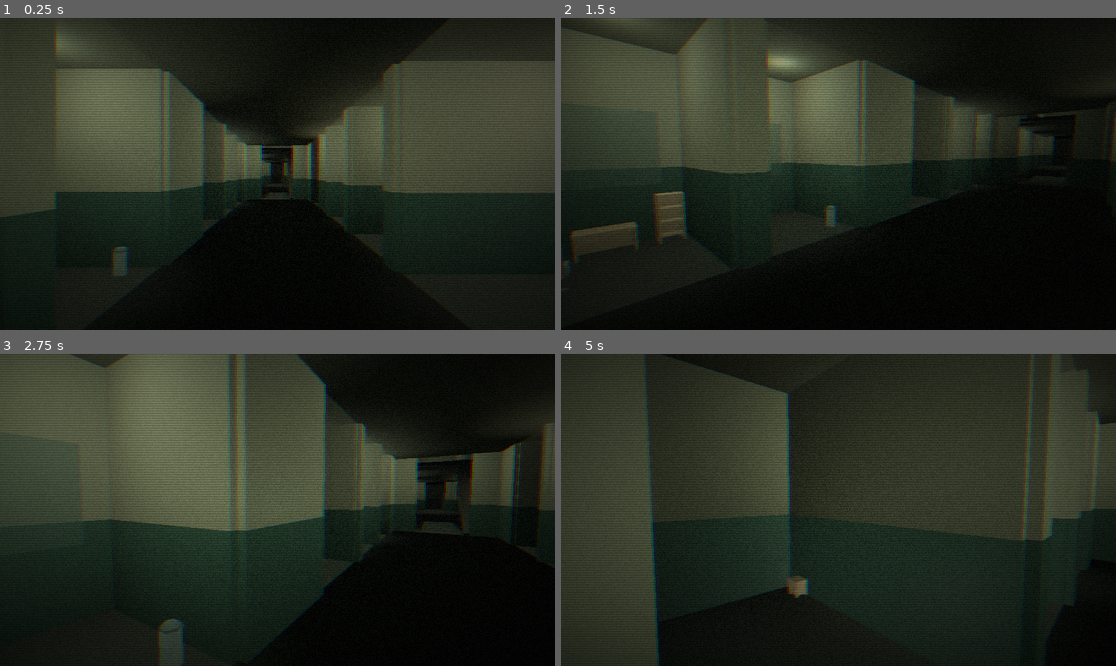
Above: before the commit, frames 1-4 (two rows, left to right).
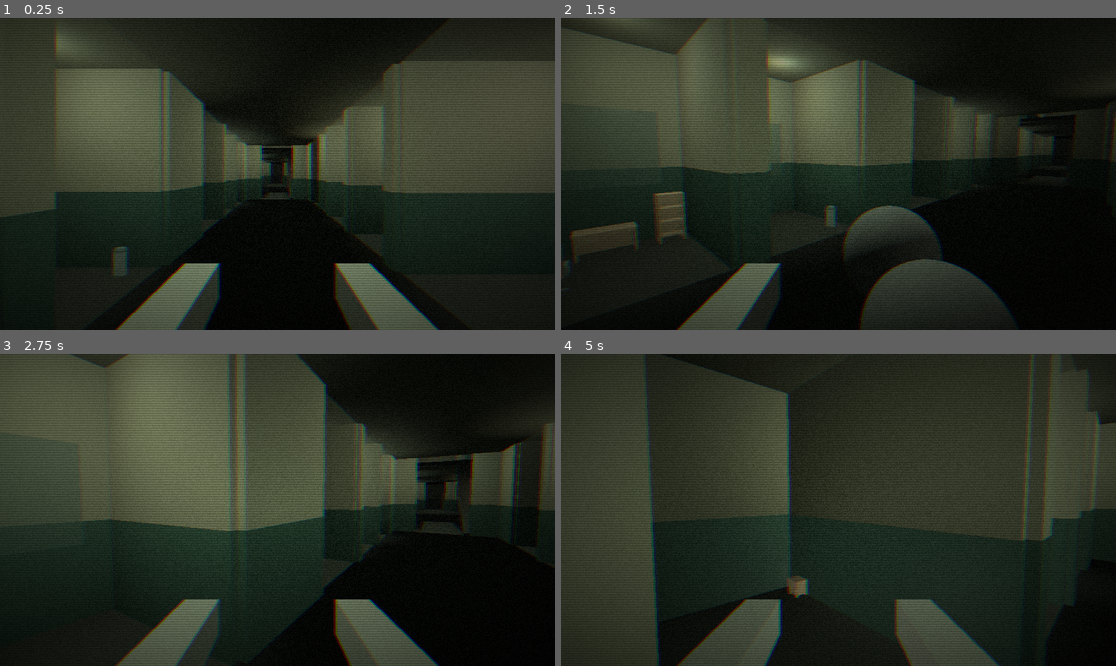
Above: after the commit, the same moments.

Repository: zav1K/something
Game: Godot game, scene res://main.tscn
Same seed, same stepped clock (60 frames per second), same inputs: the game is played once before the commit and once after it.
Inputs (mouse positions are in pixels of both pictures, inside the frame that each line leads up to):
- Up to frame 1 (0.25 s): no input
- Up to frame 2 (1.5 s): tap Enter at 0.5 s; move the mouse to (960, 158) at 0.52 s; hold D 0.53-1.28 s; tap C at 0.6, 1.35 s; click (960, 158) at 0.67 s; move the mouse to (810, 174) at 1.27 s; hold W from 1.28 s (still down)
- Up to frame 3 (2.75 s): keep holding W; move the mouse to (288, 503) at 2.02 s; tap C at 2.1 s
- Up to frame 4 (5 s): keep holding W; move the mouse to (832, 516) at 2.77 s; tap C at 2.85, 3.6, 4.35 s; move the mouse to (877, 513) at 3.52 s; move the mouse to (794, 506) at 4.27 s

The runs differ from the first frame. In frame 1, 5.3% of the frame differs, in the area x 20-80%, y 78-100%; in frame 2, 7.5%, in the area x 20-81%, y 60-100%; in frame 3, 4.9%; in frame 4, 5.3%.

Commit message:
Add FPS arms in a lab coat with a cigarette + smoking animation
First-person viewmodel arms (white coat sleeves, CSG-built to match
the rest of the project) parented to the camera, with a cigarette in
the right hand. Pressing C tweens the hand up to mouth height, lights
a one-shot smoke puff, holds briefly, then lowers back down.

Co-Authored-By: Claude Sonnet 5 <noreply@anthropic.com>
Claude-Session: https://claude.ai/code/session_017Xe5mZeAMupncnT8vbJxzA

Diff:
--- a/hospital-game/player.tscn
+++ b/hospital-game/player.tscn
@@ -1,6 +1,7 @@
-[gd_scene load_steps=3 format=3]
+[gd_scene load_steps=4 format=3]
 
 [ext_resource type="Script" path="res://player.gd" id="1_player"]
+[ext_resource type="PackedScene" path="res://player_arms.tscn" id="2_arms"]
 
 [sub_resource type="CapsuleShape3D" id="CapsuleShape3D_player"]
 radius = 0.35
@@ -18,3 +19,5 @@
 
 [node name="Camera3D" type="Camera3D" parent="Head"]
 fov = 65
+
+[node name="Arms" parent="Head/Camera3D" instance=ExtResource("2_arms")]
--- /dev/null
+++ b/hospital-game/player_arms.gd
@@ -0,0 +1,26 @@
+extends Node3D
+
+const REST_POS := Vector3(0.22, -0.3, -0.33)
+const MOUTH_POS := Vector3(0.06, -0.17, -0.38)
+
+@onready var hand_group: Node3D = $RightHandGroup
+@onready var smoke: GPUParticles3D = $RightHandGroup/SmokeParticles
+
+var smoking := false
+
+func _ready() -> void:
+	hand_group.position = REST_POS
+	smoke.emitting = false
+
+func _unhandled_input(event: InputEvent) -> void:
+	if event is InputEventKey and event.pressed and event.keycode == KEY_C and not smoking:
+		_smoke_cigarette()
+
+func _smoke_cigarette() -> void:
+	smoking = true
+	var tw := create_tween()
+	tw.tween_property(hand_group, "position", MOUTH_POS, 0.5).set_trans(Tween.TRANS_SINE).set_ease(Tween.EASE_OUT)
+	tw.tween_callback(func(): smoke.emitting = true)
+	tw.tween_interval(1.0)
+	tw.tween_property(hand_group, "position", REST_POS, 0.6).set_trans(Tween.TRANS_SINE).set_ease(Tween.EASE_IN)
+	tw.tween_callback(func(): smoking = false)
--- /dev/null
+++ b/hospital-game/player_arms.tscn
@@ -0,0 +1,92 @@
+[gd_scene load_steps=8 format=3]
+
+[ext_resource type="Script" path="res://player_arms.gd" id="1_arms"]
+
+[sub_resource type="StandardMaterial3D" id="Mat_coat"]
+albedo_color = Color(0.88, 0.87, 0.82, 1)
+roughness = 0.8
+emission_enabled = true
+emission = Color(0.3, 0.3, 0.28, 1)
+emission_energy_multiplier = 0.25
+
+[sub_resource type="StandardMaterial3D" id="Mat_skin"]
+albedo_color = Color(0.8, 0.6, 0.5, 1)
+roughness = 0.6
+emission_enabled = true
+emission = Color(0.45, 0.28, 0.22, 1)
+emission_energy_multiplier = 0.35
+
+[sub_resource type="StandardMaterial3D" id="Mat_cig_paper"]
+albedo_color = Color(0.92, 0.91, 0.87, 1)
+roughness = 0.7
+emission_enabled = true
+emission = Color(0.4, 0.4, 0.38, 1)
+emission_energy_multiplier = 0.3
+
+[sub_resource type="StandardMaterial3D" id="Mat_ember"]
+albedo_color = Color(0.9, 0.35, 0.1, 1)
+roughness = 1.0
+emission_enabled = true
+emission = Color(1.0, 0.4, 0.1, 1)
+emission_energy_multiplier = 1.8
+
+[sub_resource type="ParticleProcessMaterial" id="SmokeProcess"]
+direction = Vector3(0, 1, 0)
+spread = 20.0
+gravity = Vector3(0, 0.15, 0)
+initial_velocity_min = 0.08
+initial_velocity_max = 0.18
+scale_min = 2.0
+scale_max = 4.0
+color = Color(0.75, 0.75, 0.75, 0.35)
+
+[sub_resource type="SphereMesh" id="SmokeMesh"]
+radius = 0.02
+height = 0.04
+
+[node name="Arms" type="Node3D"]
+script = ExtResource("1_arms")
+
+[node name="LeftForearm" type="CSGBox3D" parent="."]
+transform = Transform3D(1, 0, 0, 0, 1, 0, 0, 0, 1, -0.24, -0.34, -0.55)
+size = Vector3(0.11, 0.11, 0.46)
+material = SubResource("Mat_coat")
+
+[node name="LeftHand" type="CSGSphere3D" parent="."]
+transform = Transform3D(1, 0, 0, 0, 1, 0, 0, 0, 1, -0.24, -0.3, -0.33)
+radius = 0.022
+material = SubResource("Mat_skin")
+
+[node name="RightForearm" type="CSGBox3D" parent="."]
+transform = Transform3D(1, 0, 0, 0, 1, 0, 0, 0, 1, 0.24, -0.34, -0.55)
+size = Vector3(0.11, 0.11, 0.46)
+material = SubResource("Mat_coat")
+
+[node name="RightHandGroup" type="Node3D" parent="."]
+transform = Transform3D(1, 0, 0, 0, 1, 0, 0, 0, 1, 0.22, -0.3, -0.33)
+
+[node name="RightHand" type="CSGSphere3D" parent="RightHandGroup"]
+radius = 0.022
+material = SubResource("Mat_skin")
+
+[node name="Paper" type="CSGCylinder3D" parent="RightHandGroup"]
+transform = Transform3D(0.98, 0.2, 0, -0.2, 0.98, 0, 0, 0, 1, 0, 0.02, -0.02)
+radius = 0.007
+height = 0.09
+material = SubResource("Mat_cig_paper")
+
+[node name="Ember" type="CSGSphere3D" parent="RightHandGroup"]
+transform = Transform3D(1, 0, 0, 0, 1, 0, 0, 0, 1, 0.01, 0.065, -0.02)
+radius = 0.009
+material_override = SubResource("Mat_ember")
+
+[node name="SmokeParticles" type="GPUParticles3D" parent="RightHandGroup"]
+transform = Transform3D(1, 0, 0, 0, 1, 0, 0, 0, 1, 0.01, 0.07, -0.02)
+emitting = false
+amount = 12
+lifetime = 1.4
+one_shot = true
+explosiveness = 0.3
+visibility_aabb = AABB(-0.3, -0.1, -0.3, 0.6, 0.8, 0.6)
+process_material = SubResource("SmokeProcess")
+draw_pass_1 = SubResource("SmokeMesh")
Not shown, added: hospital-game/player_arms.gd.uid
